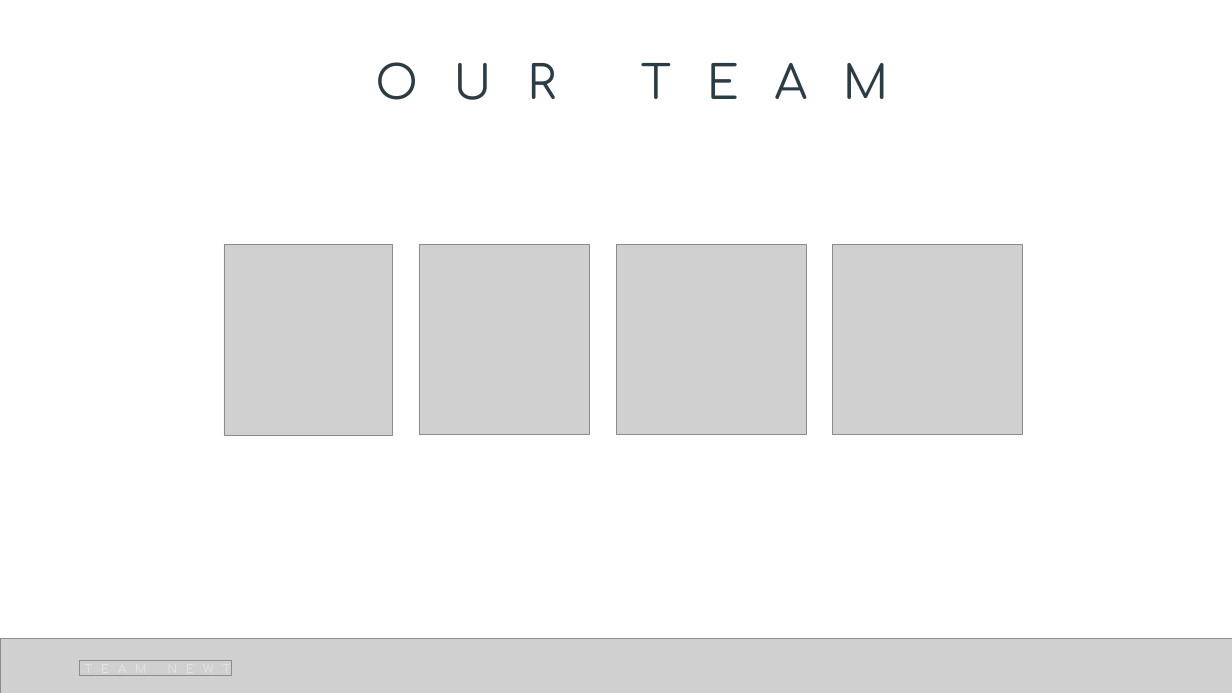
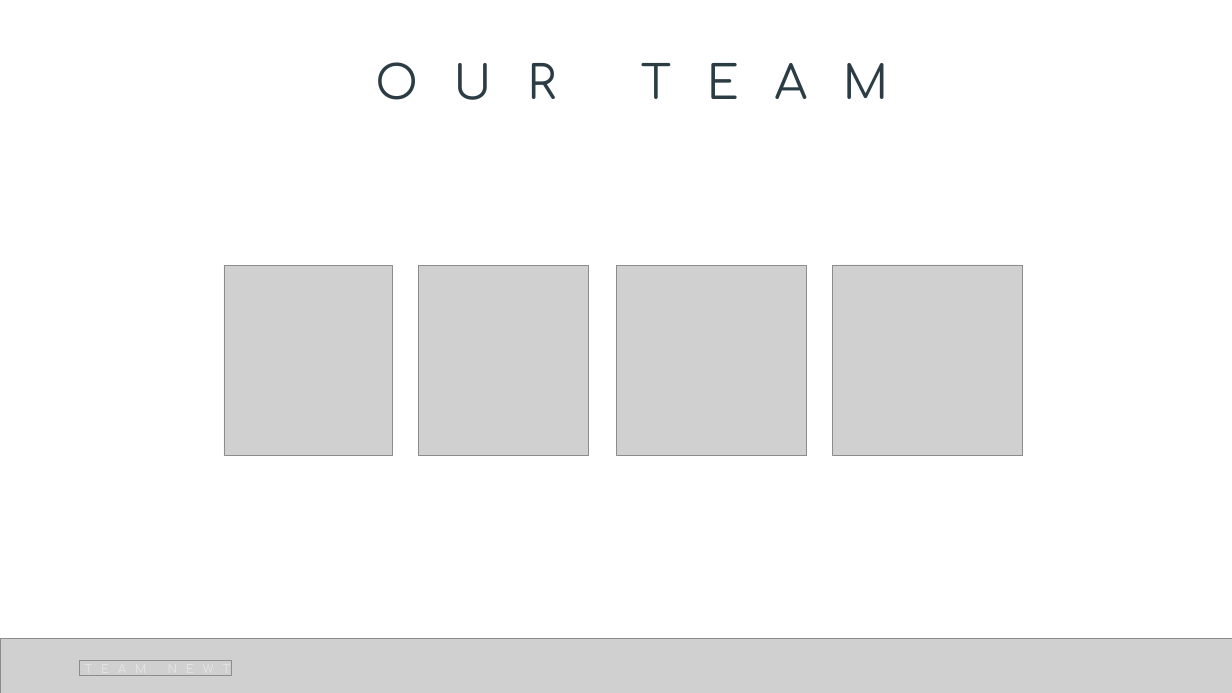
Before and after one commit to ZYPetkova20/Historical-Geography-Project, a slide deck: slide 2 of Documentation/Presentation - Team NEWT.pptx. Drawn at 1232x693 pixels with LibreOffice and Linux fonts; fonts in the diff are those of the drawing; grey boxes stand for pictures; background and template pictures are left out. Boxes give left, top, right and bottom in pixels: in the first picture for what was removed or moved away, otherwise in the second. Text is boxed around its words. In the diff, an @@ line names an element or a change of style, - is before the commit and + after.

Commit message:
Add team images

```diff
--- a/Documentation/Presentation - Team NEWT.pptx
+++ b/Documentation/Presentation - Team NEWT.pptx
@@ 4 pictures: place and size @@
-4 pictures at (224,244,1023,435)
+4 pictures at (224,265,1023,455)
```
Also in this commit, not shown: 3 other slides changed.
